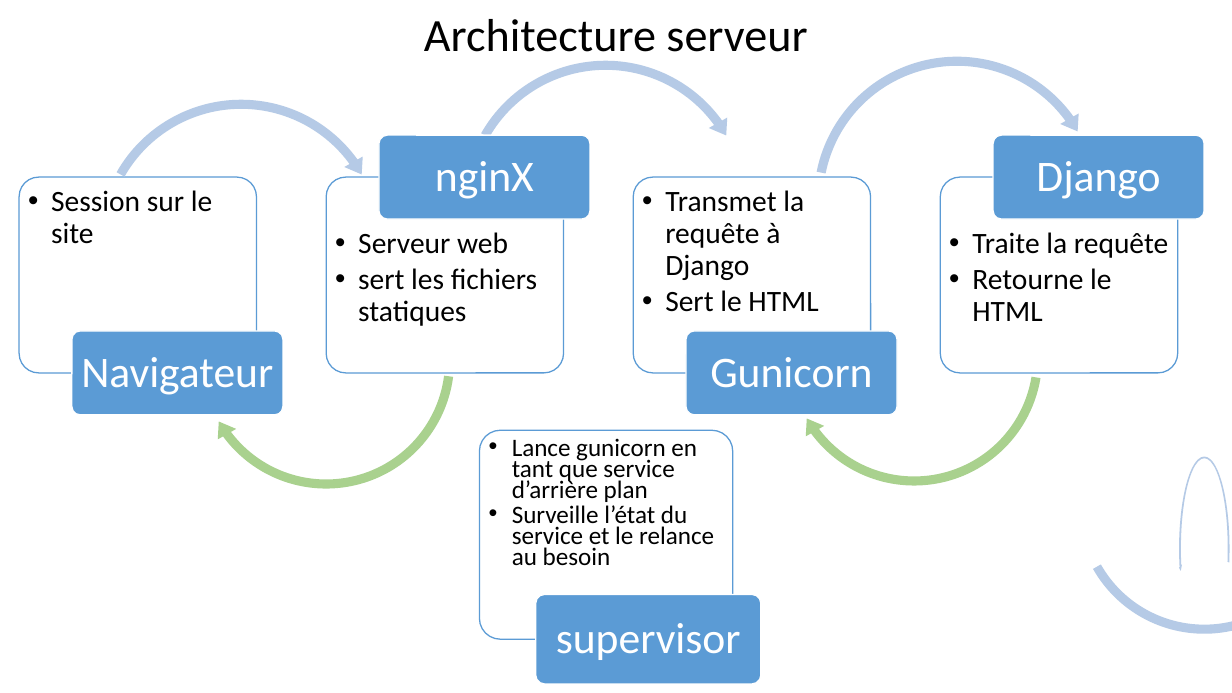
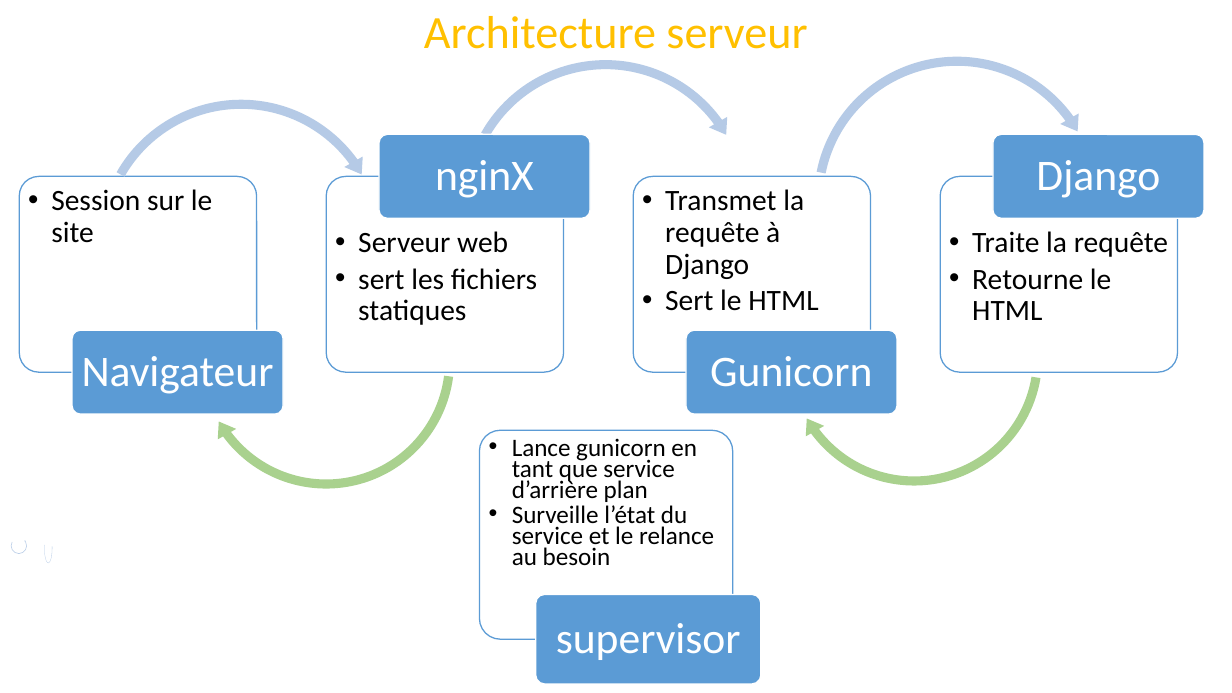
Before and after one commit to anacaona83/elpaso, a slide deck: slide 2 of doc/ElPaso _ArchitectureTechnique.pptx (slide 1 before the commit). Drawn at 1232x693 pixels with LibreOffice and Linux fonts; fonts in the diff are those of the drawing. Boxes give left, top, right and bottom in pixels: in the first picture for what was removed or moved away, otherwise in the second. Text is boxed around its words. In the diff, an @@ line names an element or a change of style, - is before the commit and + after.

```diff
--- a/doc/ElPaso _ArchitectureTechnique.pptx
+++ b/doc/ElPaso _ArchitectureTechnique.pptx
@@ title "Architecture serveur" at [424,16,807,49]: text colour #000000 to #FFC000; vertical alignment bottom to middle @@
@@ circular arrow at [457,54,755,352]: proportions changed @@
@@ left circular arrow removed at [1070,372,1232,640] @@
@@ circular arrow removed at [1178,456,1231,642] @@
@@ circular arrow added at [10,538,27,555], fill #B5CBE7 @@
@@ circular arrow added at [44,534,53,564], fill #B5CBE7 @@
```
Also in this commit, not shown: 1 slide added, 1 slide removed, 1 other file.
